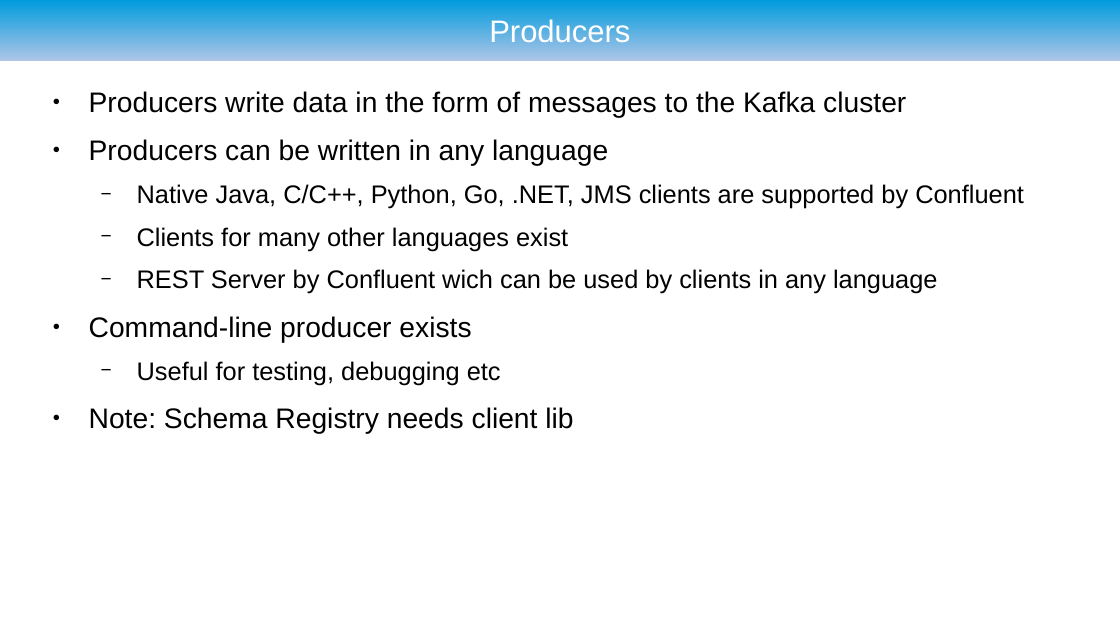
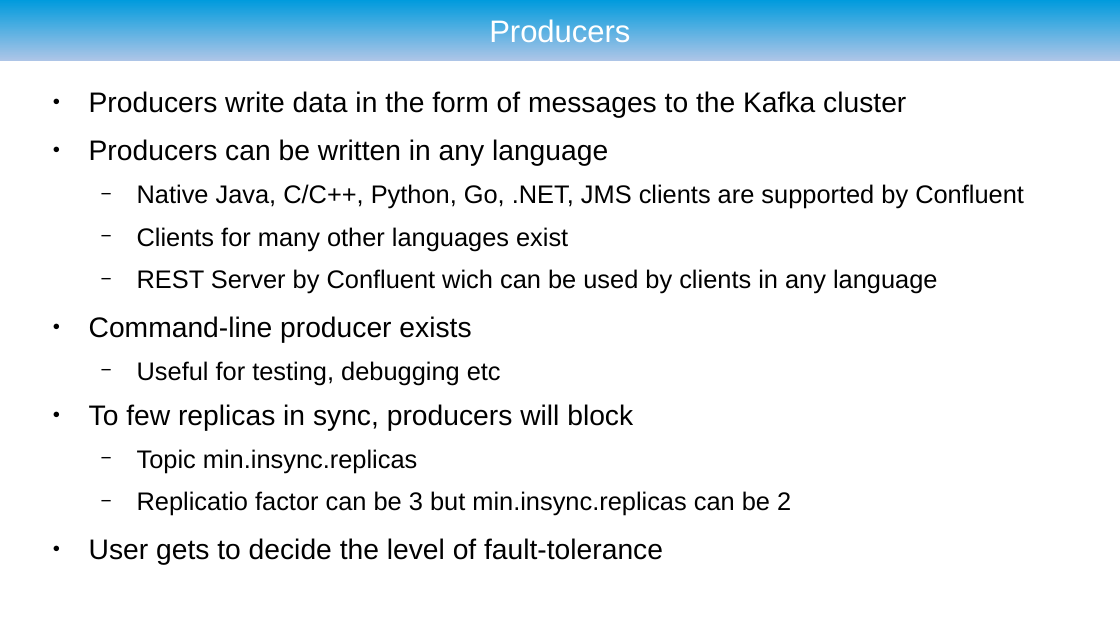
Before and after one commit to ryzlab/kafka-kompetensdag, a slide deck: slide 28 of doc/presentation.odp (slide 18 before the commit). Drawn at 1120x630 pixels with LibreOffice and Linux fonts; fonts in the diff are those of the drawing; background and template pictures are left out. Boxes give left, top, right and bottom in pixels: in the first picture for what was removed or moved away, otherwise in the second. Text is boxed around its words. In the diff, an @@ line names an element or a change of style, - is before the commit and + after.

```diff
--- a/doc/presentation.odp
+++ b/doc/presentation.odp
@@ text at [89,404,791,565]: text changed @@
-● Note: Schema Registry needs client lib
+● To few replicas in sync, producers will block
+  − Topic min.insync.replicas
+  − Replicatio factor can be 3 but min.insync.replicas can be 2
+● User gets to decide the level of fault-tolerance
```
Also in this commit, not shown: 11 other slides changed, 5 slides added.
